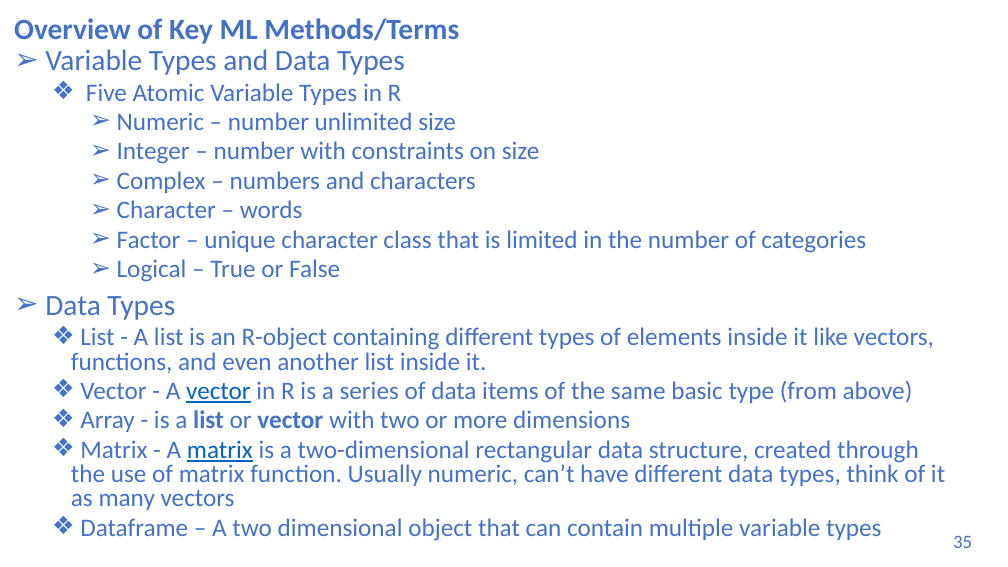
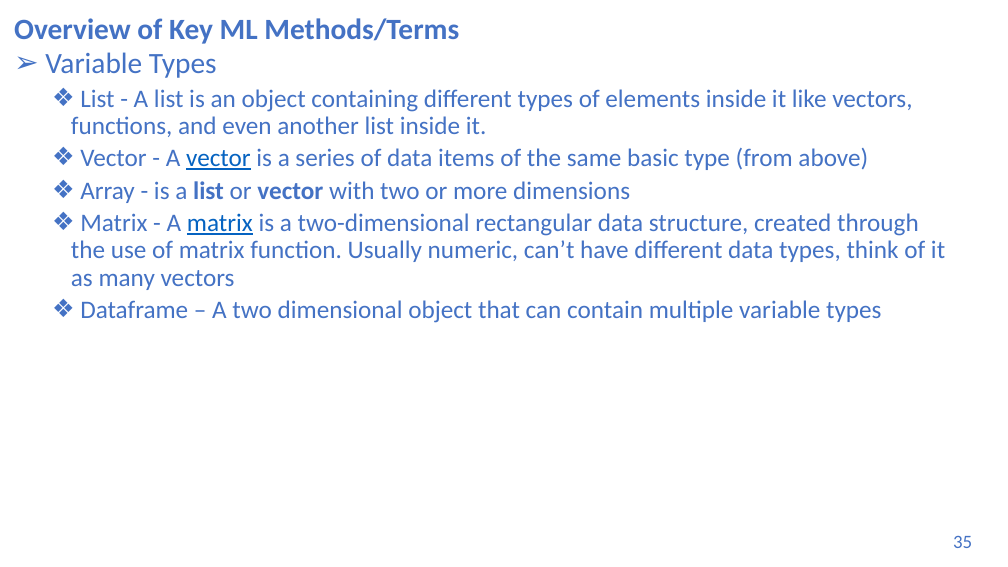
Before and after one commit to wloving77/Fall2023Classes, a slide deck: slide 35 of foundations_of_machine_learning/DS-3001/05_ML_Concepts_II_Data_Prep/machine_learning_bootcamp.pptx. Drawn at 1008x567 pixels with LibreOffice and Linux fonts; fonts in the diff are those of the drawing. Boxes give left, top, right and bottom in pixels: in the first picture for what was removed or moved away, otherwise in the second. Text is boxed around its words. In the diff, an @@ line names an element or a change of style, - is before the commit and + after.

```diff
--- a/foundations_of_machine_learning/DS-3001/05_ML_Concepts_II_Data_Prep/machine_learning_bootcamp.pptx
+++ b/foundations_of_machine_learning/DS-3001/05_ML_Concepts_II_Data_Prep/machine_learning_bootcamp.pptx
@@ text at [45, 52, 912, 170]: text changed @@
-➢ Variable Types and Data Types
-  ❖ Five Atomic Variable Types in R
-    ➢ Numeric – number unlimited size
-    ➢ Integer – number with constraints on size
-    ➢ Complex – numbers and characters
-    ➢ Character – words
-    ➢ Factor – unique character class that is limited in the number of categories
-    ➢ Logical – True or False
-➢ Data Types
-  ❖ List - A list is an R-object containing different types of elements inside it like vectors, functions, and even another list inside it.
-  ❖ Vector - A vector in R is a series of data items of the same basic type (from above)
+➢ Variable Types
+  ❖ List - A list is an object containing different types of elements inside it like vectors, functions, and even another list inside it.
+  ❖ Vector - A vector is a series of data items of the same basic type (from above)
@@ text at [71, 181, 945, 323]: line spacing 0.8 to 0.9 @@
```
Also in this commit, not shown: 6 other slides changed, 28 other files.
